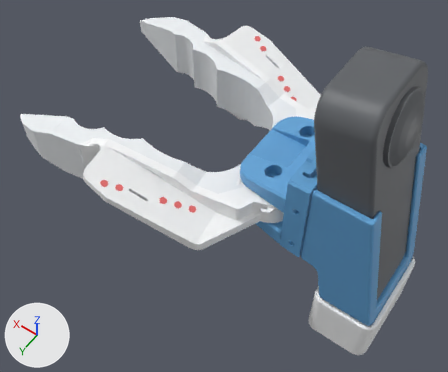
An edit to the glTF model chopstick/assembly/pg_chopstick_data.glb, drawn before and after from the same camera.
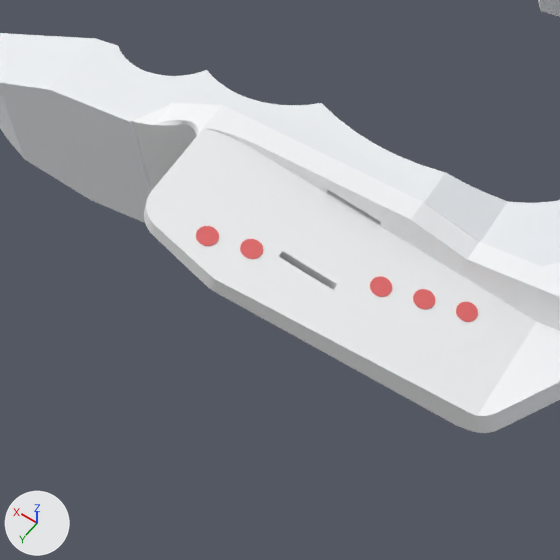
The first picture shows the older version from a 50 mm lens placed at (-0.018, 0.173, 0.233), pointed at (0.094, 0.017, -0.013). The close-ups show the older and then the newer version on the part from 8% to 50% of the width and 28% to 79% of the height of that picture. Only the edits that show in the close-ups are written down. Arrows for +X, +Y and +Z are at lower left; the lights stay in place. Where no turn or scale is listed for an object, it has been applied to the vertices.

The first close-up shows 'jaw_left_dc', 'tip_tpu_left' and 6 more.
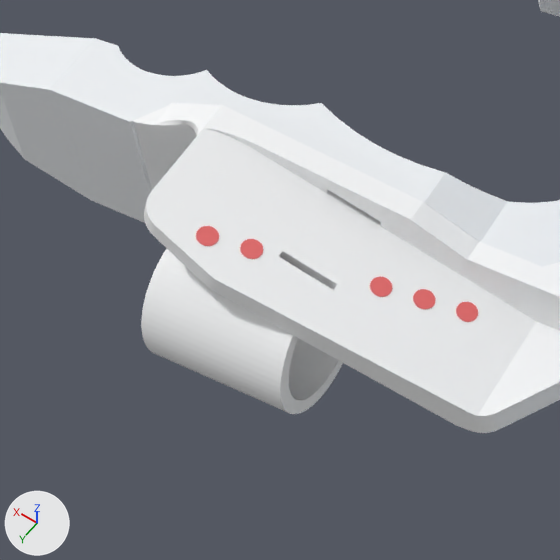
Where the change shows, as pixel boxes (x1, y1, x2, y2) in the close-ups (560 x 560 px):
part 1 of me_jaw_left_dc, built on (mostly hidden before)
    before: (184, 125, 196, 145)
    after: (141, 124, 343, 414)

The change, as a list of edits to the scene's bpy script:
```text
Change me_jaw_left_dc:
    used by ob_jaw_left_dc; location = (0.0, 0.0, 0.0)
    remove me_jaw_left_dc.from_pydata(...)  # 2956 vertices, 5924 faces; spans x 0.0553..0.1543, y -0.0014..0.0676, z -0.0303..0.0149
    add me_jaw_left_dc.from_pydata(...)  # 3433 vertices, 6892 faces; spans x 0.0553..0.1543, y -0.0014..0.0741, z -0.0303..0.0149
    me_jaw_left_dc part 1: 164 vertices removed from x 0.1192..0.1357, y 0.0431..0.046, z -0.0238..-0.015; 641 vertices added at x 0.092..0.1392, y 0.0425..0.0741, z -0.0213..0.0035
    other edits to the shape of me_jaw_left_dc do not show in these pictures
```
